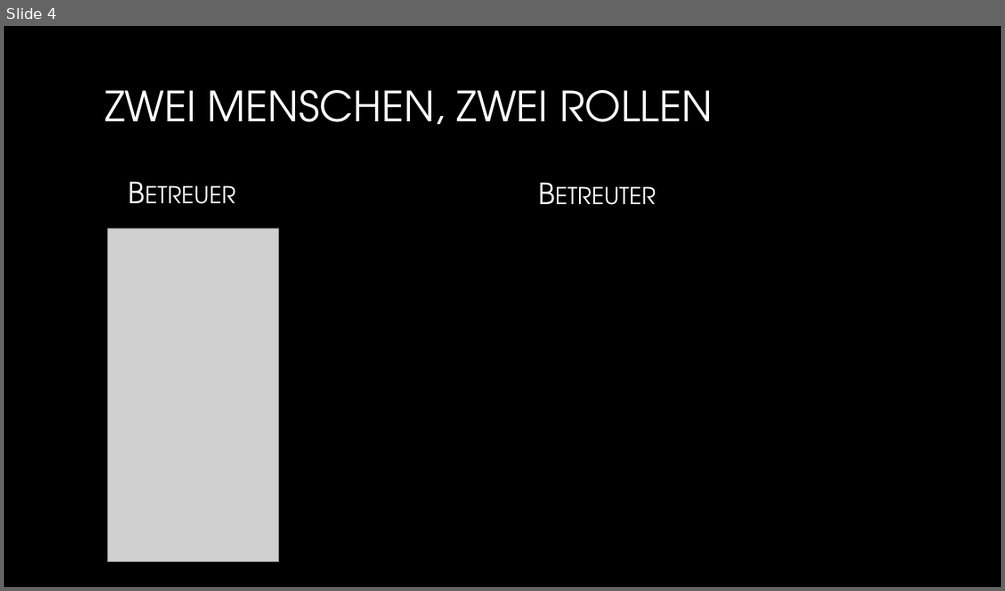
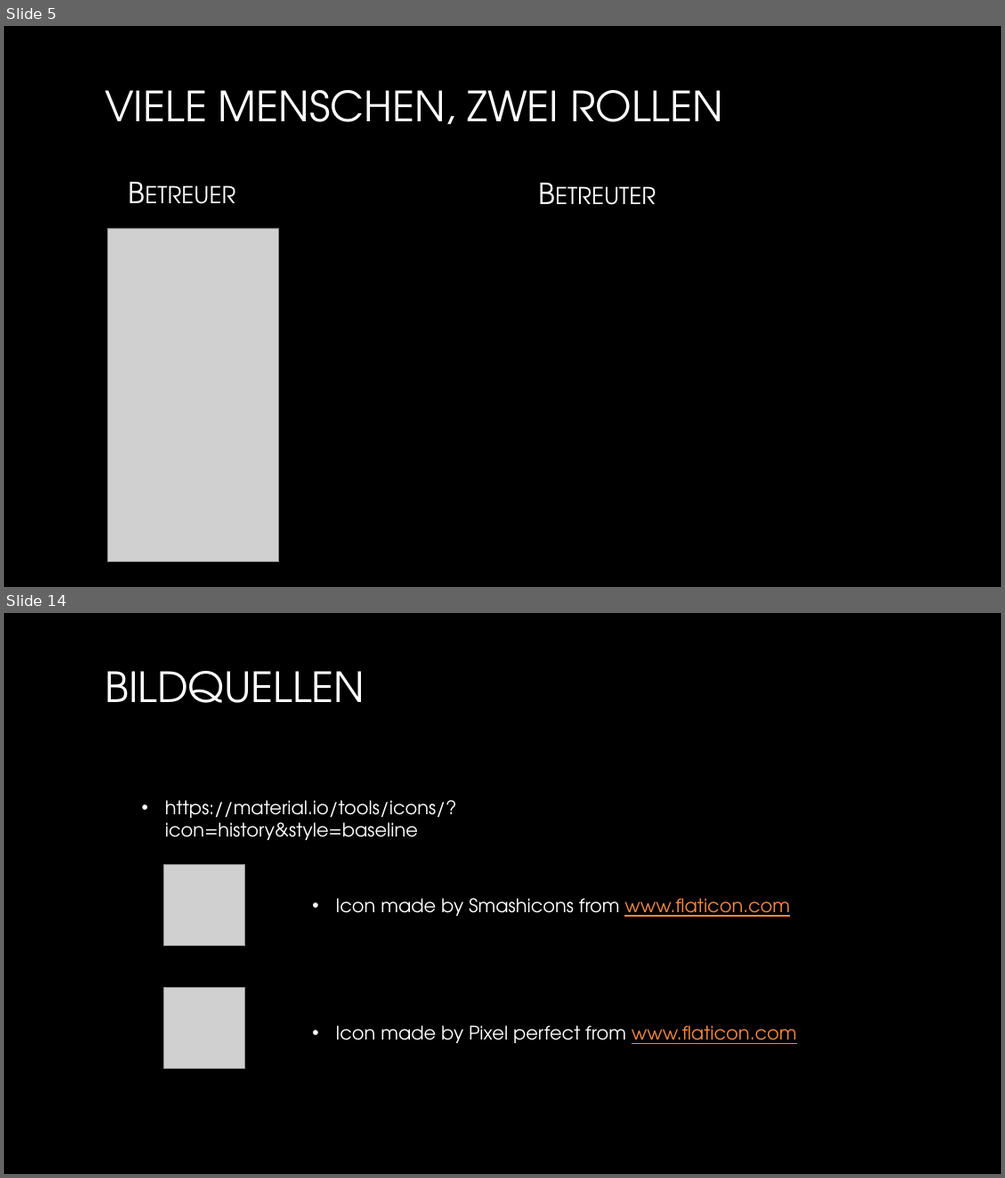
Before and after one commit to YK18415/TeamAndroid, a slide deck: documentation/TeamAndroid_Praesentation.pptx. Shown one above the other, each under a label of ours: slide 4 before the commit, slides 5 and 14 after it; the slides between them are not shown. The pictures are 1005x591 and 1005x1178 pixels, drawn with LibreOffice and Linux fonts; fonts in the diff are those of the drawing; grey boxes stand for pictures; background and template pictures are left out. Boxes give left, top, right and bottom in pixels: in the first picture for what was removed or moved away, otherwise in the second. Text is boxed around its words. In the diff, an @@ line names an element or a change of style, - is before the commit and + after.

```diff
--- a/documentation/TeamAndroid_Praesentation.pptx
+++ b/documentation/TeamAndroid_Praesentation.pptx
@@ slide 14 added at [4, 613, 1001, 1174], background picture (left out) @@
@@ title added at [105, 671, 364, 703], 40 pt, text gradient #FFFFFF to #A6A6A6 @@
+BILDQUELLEN
@@ text added at [165, 800, 457, 840], 18 pt, text #FFFFFF @@
+• https://material.io/tools/icons/?icon=history&style=baseline
@@ picture added at [163, 864, 245, 946] @@
@@ text added at [336, 898, 790, 916], 18 pt, text #FFFFFF @@
+• Icon made by Smashicons from www.flaticon.com
@@ picture added at [163, 987, 245, 1069] @@
@@ text added at [336, 1025, 797, 1044], 18 pt, text #FFFFFF @@
+• Icon made by Pixel perfect from www.flaticon.com
@@ what was slide 4 is now slide 5 @@
@@ slide 5 changed as well @@
@@ title at [105, 90, 722, 124]: text changed @@
-ZWEI MENSCHEN, ZWEI ROLLEN
+VIELE MENSCHEN, ZWEI ROLLEN
```
Also in this commit, not shown: 2 other slides changed, 9 other slides added, 2 slides removed, 4 other files.
